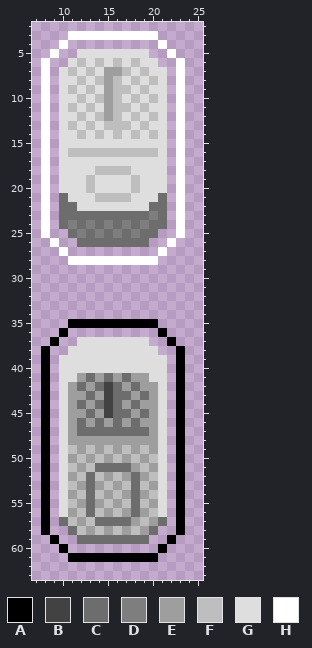
File history of a pixel-art sprite, media/ui/switch.png. Above is the file before it was changed.
The file is 32x64 pixels. Colours within 5 levels of each other are drawn and written as one. Shown: x 7..25, y 2..63.
Palette (. is transparent): A #000000  B #424242  C #6d6d6d  D #7e7e7e  E #9e9e9e  F #bebebe  G #dedede  H #ffffff
Pixels before, first column x 8:
 3 ...HHHHHHHHHH...
 4 ..H..........H..
 5 .H..GGGGGGGG..H.
 6 H..GFGFGFGFGG..H
 7 H.GFGFGEEFGFGG.H
 8 H.GGFGFEFGFGFG.H
 9 H.GFGFGEFFGFGG.H
10 H.GGFGFEFGFGFG.H
11 H.GFGFGEFFGFGG.H
12 H.GGFGFEFGFGFG.H
13 H.GFGFGFFFGFGG.H
14 H.GGFGFGFGFGFG.H
15 H.GGGGGGGGGGGG.H
16 H.GFFFFFFFFFFG.H
17 H.GGGGGGGGGGGG.H
18 H.GGGGFFFFGGGG.H
19 H.GGGFGGGGFGGG.H
20 H.GGGFGGGGFGGG.H
21 H.CGGGFFFFGGGC.H
22 H.CCGGGGGGGGCC.H
23 H.CCCCCCCCCCDC.H
24 H.CDCDCDCDCDCC.H
25 H..CDCDCDCDCC..H
26 .H..CCCCCCCC..H.
27 ..H..........H..
28 ...HHHHHHHHHH...
29 ................
30 ................
31 ................
32 ................
33 ................
34 ................
35 ...AAAAAAAAAA...
36 ..A..........A..
37 .A..GGGGGGGG..A.
38 A..GGGGGGGGGG..A
39 A.GGGGGGGGGGGG.A
40 A.GGGGGGGGGGGG.A
41 A.GGECECECEEGG.A
42 A.GECECBCECEEG.A
43 A.GEECEBCCECEG.A
44 A.GECECBCECEEG.A
45 A.GEECEBCCECEG.A
46 A.GECECECECEEG.A
47 A.GECCCCCCCCEG.A
48 A.GEEEEEEEEEEG.A
49 A.GFEFEFEFEFEG.A
50 A.GEFEFEFEFEFG.A
51 A.GFEFCCCCEFEG.A
52 A.GEFCFEFECEFG.A
53 A.GFECEFEFCFEG.A
54 A.GEFCFEFECEFG.A
55 A.GFECEFEFCFEG.A
56 A.GEFCFEFECEFG.A
57 A.CFEFCCCCEFEC.A
58 A..CFEFEFEFEC..A
59 .A..CCCCCCCC..A.
60 ..A..........A..
61 ...AAAAAAAAAA...
New version:
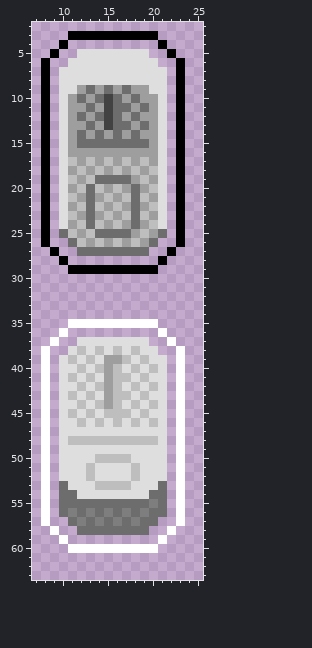
The author wrote: Switch has Audio, improvement to abilities
What changed:
Changed rows in their new state; - is an unchanged pixel.
first column x 8:
 3 ---AAAAAAAAAA---
 4 --A----------A--
 5 -A------------A-
 6 A---G-G-G-G----A
 7 A--G-G-GGG-G---A
 8 A---G-GGG-G-G--A
 9 A--GECECECEE---A
10 A--ECECBCECEE--A
11 A--EECEBCCECE--A
12 A--ECECBCECEE--A
13 A--EECEBCCECE--A
14 A--ECECECECEE--A
15 A--ECCCCCCCCE--A
16 A--EEEEEEEEEE--A
17 A--FEFEFEFEFE--A
18 A--EFE-E-EFEF--A
19 A--FE-CCCCEFE--A
20 A--EFCFEFECEF--A
21 A-GFECE-E-CFEG-A
22 A-GEFCFEFECEFG-A
23 A-GFE-EFEF-FEG-A
24 A-GEFCFEFE-EFG-A
25 A-CFEFC-C-EFEC-A
26 A.-CFEFEFEFEC-.A
27 -A.-CCCCCCCC-.A-
28 --A..........A--
29 ---AAAAAAAAAA---
first column x 8:
35 ---HHHHHHHHHH---
36 --H----------H--
37 -H------------H-
38 H---F-F-F-F----H
39 H--F-F-EEF-F---H
40 H---F-FEF-F-F--H
41 H--FGFGEFFGF---H
42 H--GFGFEFGFGF--H
43 H--FGFGEFFGFG--H
44 H--GFGFEFGFGF--H
45 H--FGFGFFFGFG--H
46 H--GFGFGFGFGF--H
47 H--GGGGGGGGGG--H
48 H--FFFFFFFFFF--H
49 H--GGGGGGGGGG--H
50 H--GGG-F-FGGG--H
51 H--GG-GGGGFGG--H
52 H--GGFGGGGFGG--H
53 H-CGGGF-F-GGGC-H
54 H-CCGGGGGGGGCC-H
55 H-CCC-CCCC-CDC-H
56 H-CDCDCDCD-DCC-H
57 H-.CDCD-D-DCC.-H
58 .H-.CCCCCCCC.-H.
59 -.H-........-H.-
60 --.HHHHHHHHHH.--
61 ---..........---
Changed places in both pictures, as pixel boxes (x1, y1, x2, y2):
changed: (41, 31, 185, 274)
changed: (41, 319, 185, 562)
